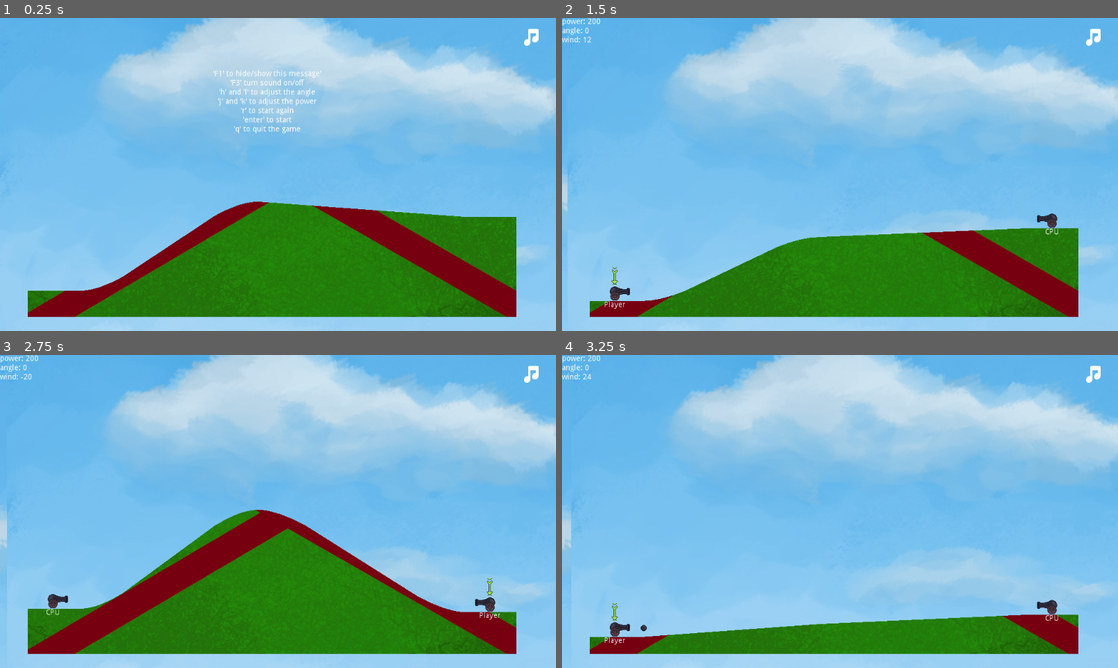
Above: before the commit, frames 1-4 (two rows, left to right).
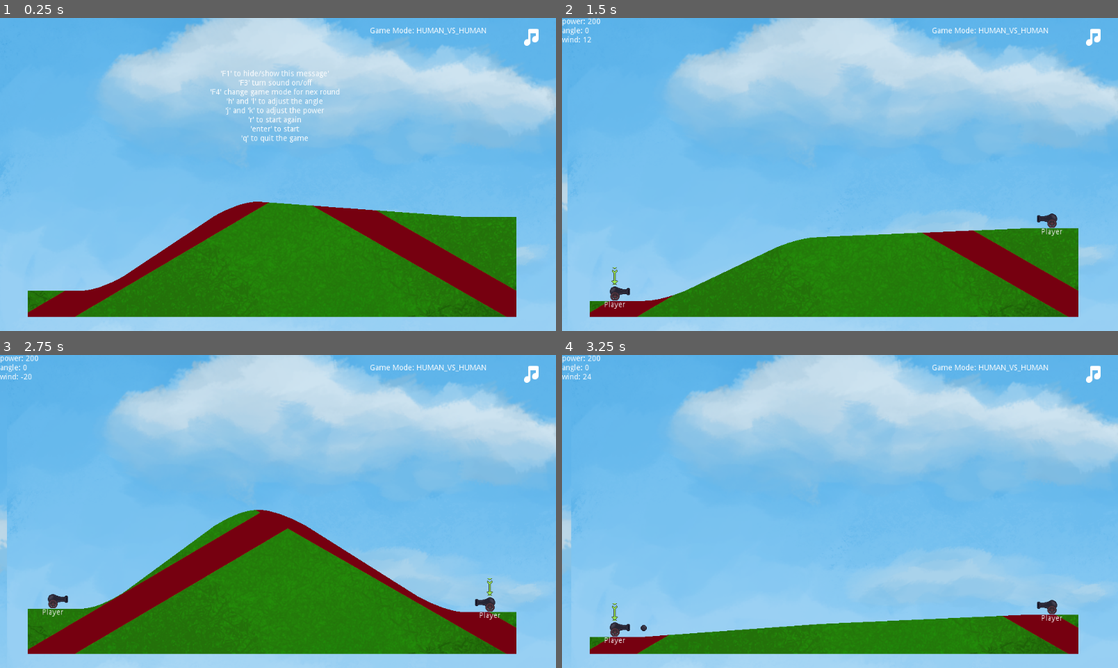
Above: after the commit, the same moments.

Repository: brianrrichter/gd_cannon
Game: Godot game, scene res://Main.tscn
The game is run twice, just before and just after one commit, with the same random seed, the same clock (stepped at 60 frames per second) and the same inputs. The engine's default icon, where the game draws it, is replaced by a stand-in: a white triangle on a blue panel in a dark square.
Inputs:
- Up to frame 1 (0.25 s): no input
- Up to frame 2 (1.5 s): tap Enter at 0.5 s; tap T at 0.6 s; tap Space at 0.77, 1.25 s; tap R at 0.8, 1.35 s
- Up to frame 3 (2.75 s): tap Space at 1.52 s; tap T at 1.55, 2.1 s; tap R at 2.3 s
- Up to frame 4 (3.25 s): tap R at 2.85 s; tap Space at 3.02 s; tap T at 3.05 s

The runs differ from the first frame. In frame 1, 1.3% of the frame differs, in the area x 37-88%, y 2-40%; in frame 2, 0.2%; in frame 3, 0.2%; in frame 4, 0.2%.

Commit message:
* dev: alternate game mode, cpu vs human, cpu vs cpu, human vs human

Diff:
--- a/Main.tscn
+++ b/Main.tscn
@@ -46,6 +46,7 @@
 margin_bottom = 239.0
 text = "'F1' to hide/show this message'
 'F3' turn sound on/off
+'F4' change game mode for nex round
 'h' and 'l' to adjust the angle
 'j' and 'k' to adjust the power
 'r' to start again
@@ -69,3 +70,13 @@
 frames = SubResource( 1 )
 
 [node name="ParallaxBackground" parent="." instance=ExtResource( 7 )]
+
+[node name="GameModeLabel" type="Label" parent="."]
+margin_left = 681.0
+margin_top = 17.0
+margin_right = 767.0
+margin_bottom = 31.0
+text = "Game Mode: "
+__meta__ = {
+"_edit_use_anchors_": false
+}
--- /dev/null
+++ b/scenes/CpuPlayer.gd
@@ -0,0 +1,16 @@
+extends "res://scripts/Player.gd"
+
+
+# Declare member variables here. Examples:
+# var a = 2
+# var b = "text"
+
+
+# Called when the node enters the scene tree for the first time.
+func _ready():
+	pass # Replace with function body.
+
+
+# Called every frame. 'delta' is the elapsed time since the previous frame.
+#func _process(delta):
+#	pass
--- /dev/null
+++ b/scenes/CpuPlayer.tscn
@@ -0,0 +1,7 @@
+[gd_scene load_steps=3 format=2]
+
+[ext_resource path="res://scenes/Player.tscn" type="PackedScene" id=1]
+[ext_resource path="res://scenes/CpuPlayer.gd" type="Script" id=2]
+
+[node name="Player" instance=ExtResource( 1 )]
+script = ExtResource( 2 )
--- a/scripts/Main.gd
+++ b/scripts/Main.gd
@@ -2,10 +2,15 @@
 
 enum {WELCOME, INITIALIZING, WAITING_INPUT, WAITING_CPU, RESOLVING, CHECKING_WINNER, OVER}
 
+enum GAME_MODE {HUMAN_VS_HUMAN, HUMAN_VS_CPU, CPU_VS_CPU}
+
 var game_state = WAITING_INPUT
+
+var game_mode = GAME_MODE.HUMAN_VS_HUMAN
 
 #var ball_scene = preload("res://Ball.tscn")
 var player_scene = preload("res://scenes/Player.tscn")
+var cpu_player_scene = preload("res://scenes/CpuPlayer.tscn")
 
 #var velocity = 100
 var wind_velocity = 0
@@ -28,6 +33,8 @@
 
 	$BackgroundAudioStreamPlayer.play()
 
+	updateGameModeLabel()
+
 
 
 
@@ -59,14 +66,11 @@
 	var player1
 	var player2
 
-	var human_vs_human = false
-	var cpu_vs_cpu = false
-
-	if human_vs_human:
+	if game_mode == GAME_MODE.HUMAN_VS_HUMAN:
 		player1 = create_new_player("Player", $Floor.getSpotPosition(0),  Globals.player_type.HUMAN)
 		player2 = create_new_player("Player", $Floor.getSpotPosition(1),  Globals.player_type.HUMAN)
 	else :
-		if cpu_vs_cpu:
+		if game_mode == GAME_MODE.CPU_VS_CPU:
 			player1 = create_new_player("CPU", $Floor.getSpotPosition(0),  Globals.player_type.CPU)
 			player2 = create_new_player("CPU", $Floor.getSpotPosition(1),  Globals.player_type.CPU)
 		else :
@@ -96,7 +100,14 @@
 			game_state = WAITING_CPU
 
 func create_new_player(name, pos, type):
-	var player_instance = player_scene.instance()
+	var player_instance = null
+
+	if type == Globals.player_type.HUMAN:
+		player_instance = player_scene.instance()
+	else:
+		player_instance = cpu_player_scene.instance()
+
+
 	player_instance.set_player_name(name)
 	player_instance.position = pos
 	player_instance.type = type
@@ -117,18 +128,22 @@
 	if event is InputEventKey and event.scancode == KEY_Q and event.pressed == false:
 		get_tree().quit()
 
-	if event is InputEventKey and event.scancode == KEY_F1 and event.pressed == false:
+	elif event is InputEventKey and event.scancode == KEY_F1 and event.pressed == false:
 		$instructionsLabel.visible = !$instructionsLabel.visible
 
-	if event is InputEventKey and event.scancode == KEY_F3 and event.pressed == false:
+	elif event is InputEventKey and event.scancode == KEY_F3 and event.pressed == false:
 		var muted = !AudioServer.is_bus_mute(0)
 		$SoundOnOffAnimatedSprite.frame = 1 if muted else 0
 		AudioServer.set_bus_mute(0, muted)
 
-	if event is InputEventKey and event.scancode == KEY_T and event.pressed == false:
+	elif event is InputEventKey and event.scancode == KEY_F4 and event.pressed == false:
+		game_mode = (game_mode + 1) % GAME_MODE.size()
+		updateGameModeLabel()
+
+	elif event is InputEventKey and event.scancode == KEY_T and event.pressed == false:
 		$Floor.test()
 
-	if game_state != WELCOME and event is InputEventKey and event.scancode == KEY_R and event.pressed == false:
+	elif game_state != WELCOME and event is InputEventKey and event.scancode == KEY_R and event.pressed == false:
 #		get_tree().reload_current_scene()
 		next_round()
 
@@ -152,6 +167,12 @@
 
 
 			game_state = RESOLVING
+
+func updateGameModeLabel():
+#	var texto = ""
+#	if game_mode == GAME_MODE.HUMAN_VS_CPU.
+#	game_mode =
+	$GameModeLabel.text = str("Game Mode: ", GAME_MODE.keys()[game_mode])
 
 func advance_next_player():
 	var curr = get_current_player()
